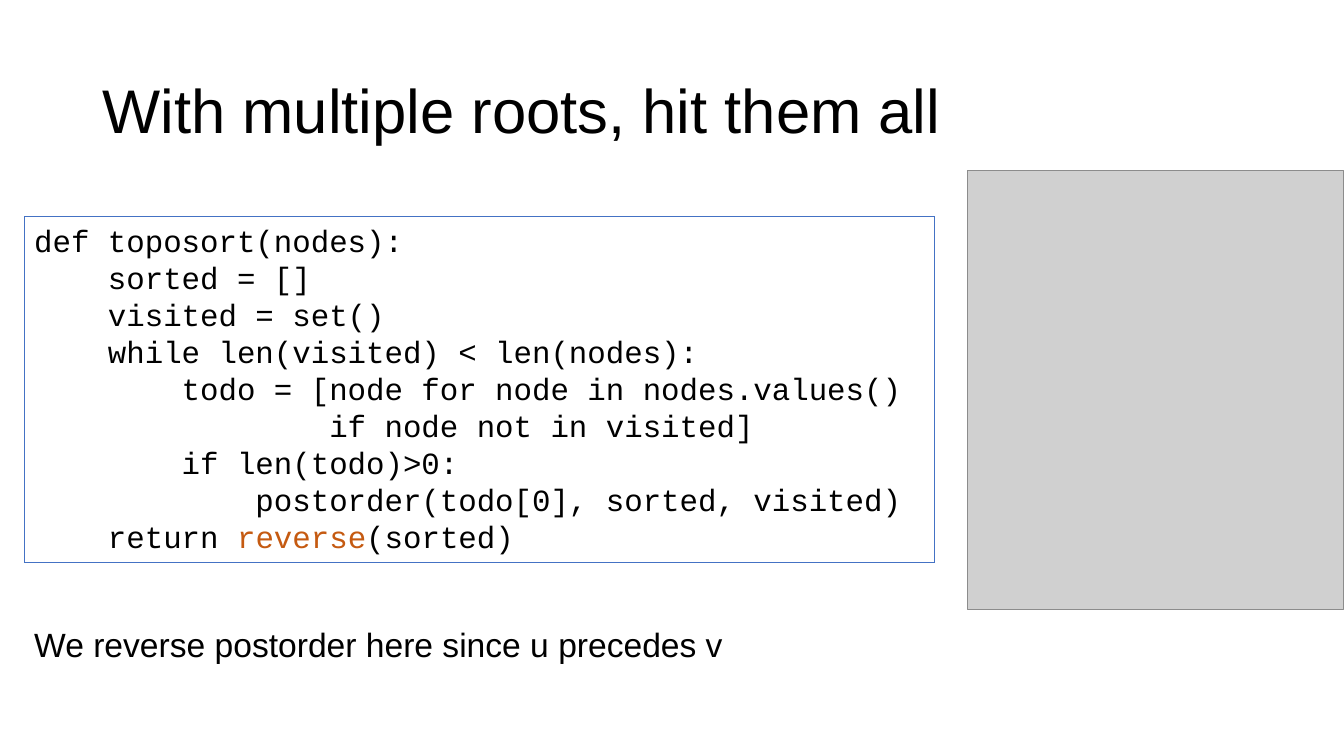
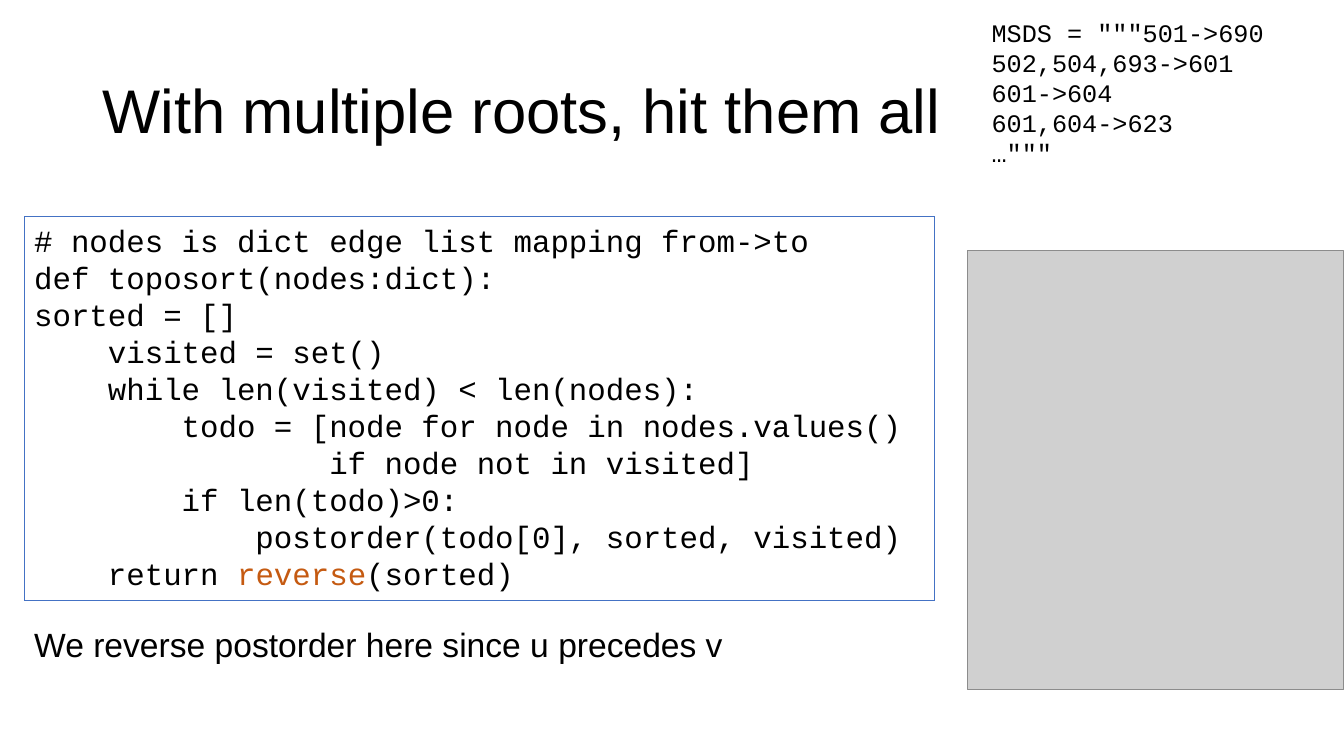
Before and after one commit to parrt/msds689, a slide deck: slide 26 of notes/graphs.pptx. Drawn at 1344x756 pixels with LibreOffice and Linux fonts; fonts in the diff are those of the drawing; grey boxes stand for pictures; background and template pictures are left out. Boxes give left, top, right and bottom in pixels: in the first picture for what was removed or moved away, otherwise in the second. Text is boxed around its words. In the diff, an @@ line names an element or a change of style, - is before the commit and + after.

```diff
--- a/notes/graphs.pptx
+++ b/notes/graphs.pptx
@@ text added at (992,23,1263,137), 18 pt, text #000000 @@
+MSDS = """501->690
+502,504,693->601
+601->604
+601,604->623
+…"""
@@ rectangle "# nodes is dict edge ...": place and size @@
-rectangle "# nodes is dict edge ..." at (24,217,935,563)
+rectangle "# nodes is dict edge ..." at (24,217,935,600)
@@ text in rectangle at (34,230,809,296): text changed @@
-def toposort(nodes):
+# nodes is dict edge list mapping from->to
+def toposort(nodes:dict):
@@ picture: place and size @@
-picture at (968,170,1344,610)
+picture at (968,251,1344,691)
```
Also in this commit, not shown: 10 other slides changed, 2 other files.
